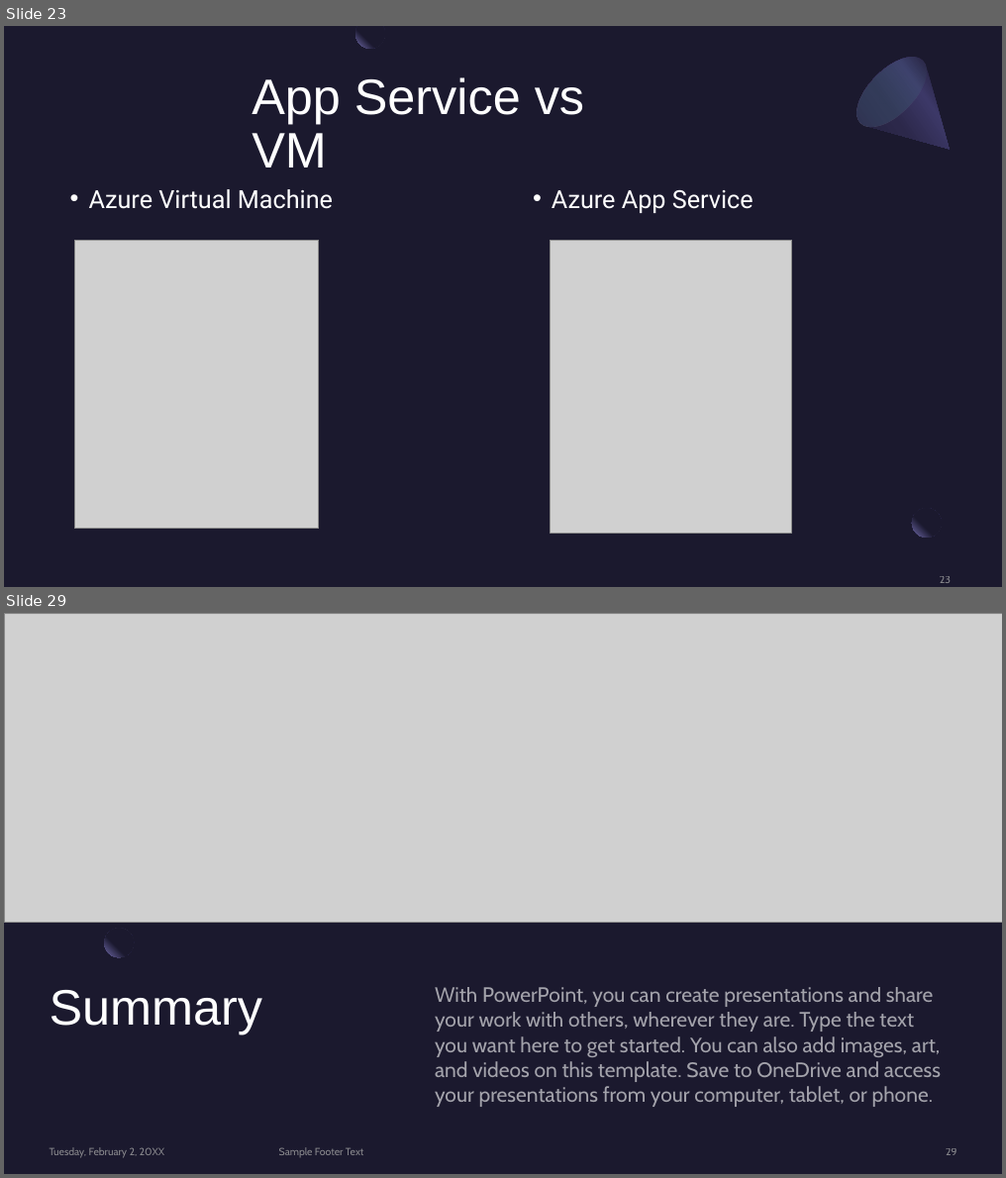
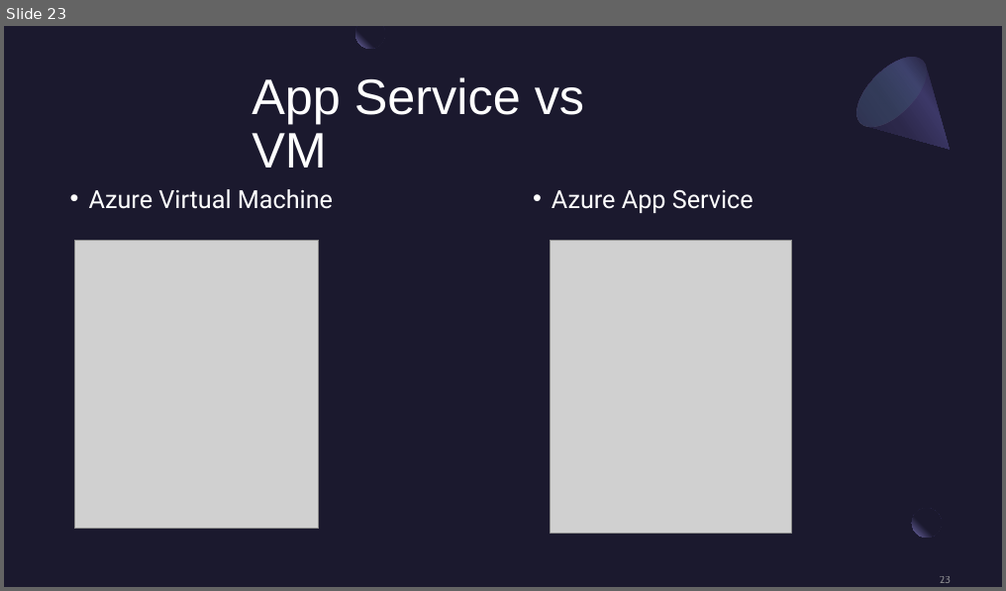
Before and after one commit to BrianChen0527/postgreSQL, a slide deck: MSFT_Azure/Microsoft Azure.pptx. Shown one above the other, each under a label of ours: slides 23 and 29 before the commit, slide 23 after it; the slides between them are not shown. The pictures are 1006x1178 and 1006x591 pixels, drawn with LibreOffice and Linux fonts; fonts in the diff are those of the drawing; grey boxes stand for pictures. Boxes give left, top, right and bottom in pixels: in the first picture for what was removed or moved away, otherwise in the second. Text is boxed around its words. In the diff, an @@ line names an element or a change of style, - is before the commit and + after.

```diff
--- a/MSFT_Azure/Microsoft Azure.pptx
+++ b/MSFT_Azure/Microsoft Azure.pptx
@@ slide 29 removed at <box>4,613,1002,1174</box>, background #1B192E @@
@@ picture removed at <box>4,613,1002,922</box> @@
@@ ellipse removed at <box>104,928,134,958</box> @@
@@ title removed at <box>50,990,262,1035</box> @@
-Summary
@@ text removed at <box>435,987,941,1107</box> @@
-With PowerPoint, you can create presentations and share your work with others, wherever they are. Type the text you want here to get started. You can also add images, art, and videos on this template. Save to OneDrive and access your presentations from your computer, tablet, or phone.
@@ text removed at <box>50,1148,164,1158</box> @@
-Tuesday, February 2, 20XX
@@ text removed at <box>279,1148,364,1157</box> @@
-Sample Footer Text
@@ page number removed at <box>945,1149,956,1156</box> @@
-29
```
Also in this commit, not shown: 1 slide changed, 4 slides added, 5 other slides removed.
